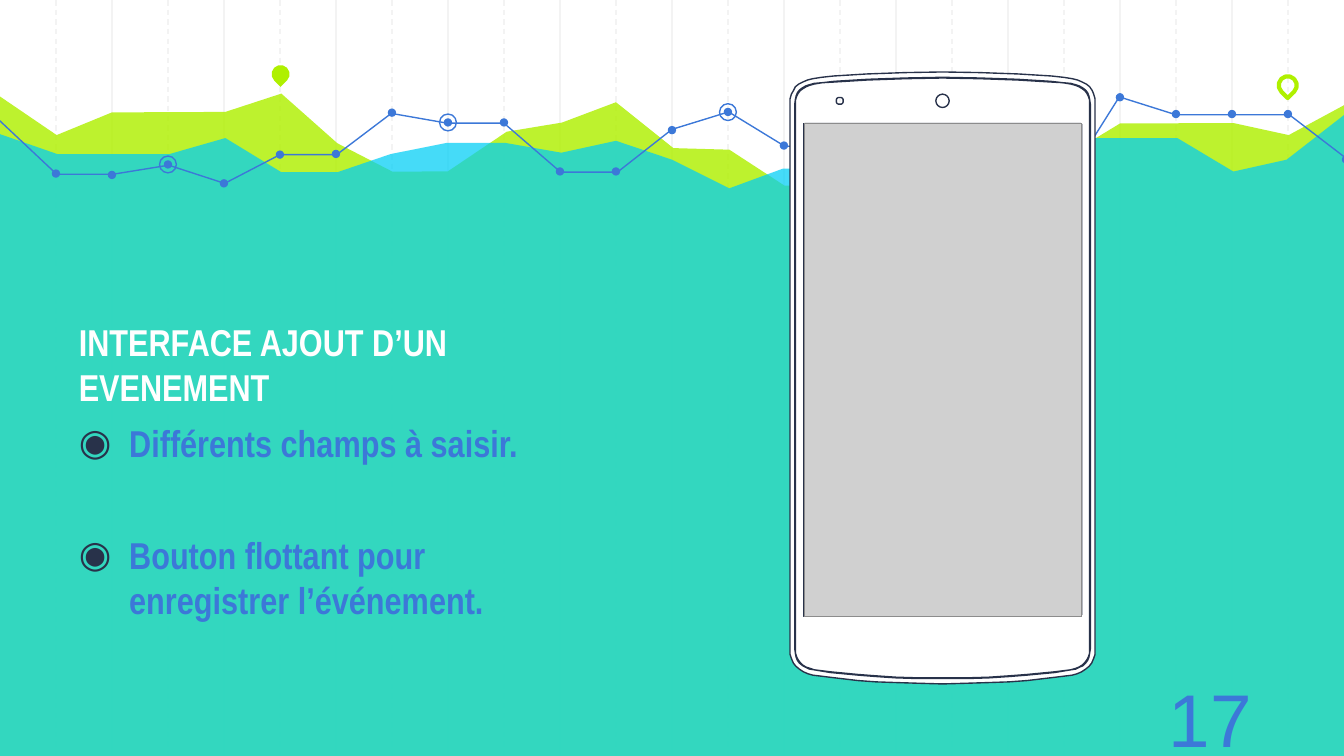
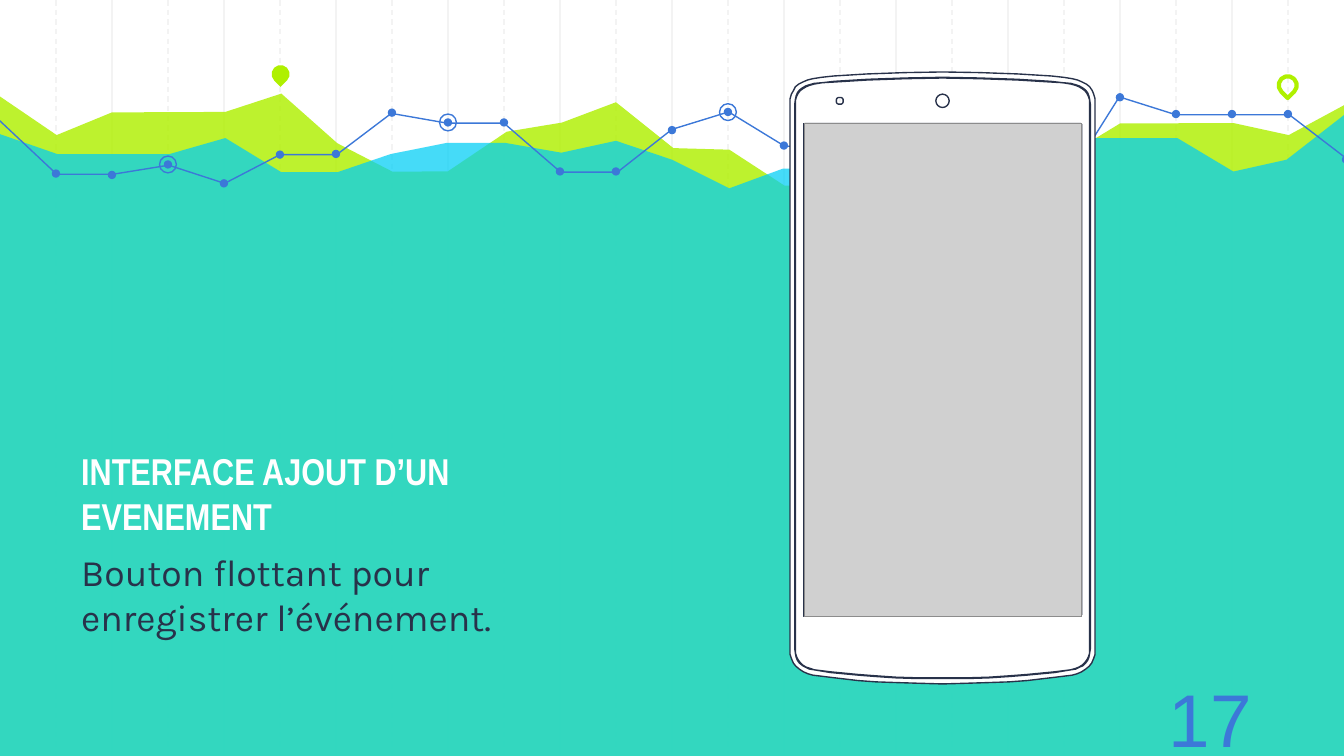
Before and after one commit to AzeddineZadir/docpfc, a slide deck: slide 20 of présentation licence 3.pptx. Drawn at 1344x756 pixels with LibreOffice and Linux fonts; fonts in the diff are those of the drawing; grey boxes stand for pictures. Boxes give left, top, right and bottom in pixels: in the first picture for what was removed or moved away, otherwise in the second. Text is boxed around its words. In the diff, an @@ line names an element or a change of style, - is before the commit and + after.

```diff
--- a/présentation licence 3.pptx
+++ b/présentation licence 3.pptx
@@ text "INTERFACE AJOUT D’UN EVENEMENT": place and size @@
-text "INTERFACE AJOUT D’UN EVENEMENT" at [79,330,518,621]
+text "INTERFACE AJOUT D’UN EVENEMENT" at [81,459,491,640]
@@ text at [129,430,518,464]: paragraph removed @@
-◉ Différents champs à saisir.
@@ text at [81,560,491,640]: font Arial Narrow to Karla, text colour #3C78D8 to #28324A, bold off in "Bouton flottant pour enregistrer l’événement."; bullet ◉ to none @@
```
Also in this commit, not shown: 2 other slides changed.
